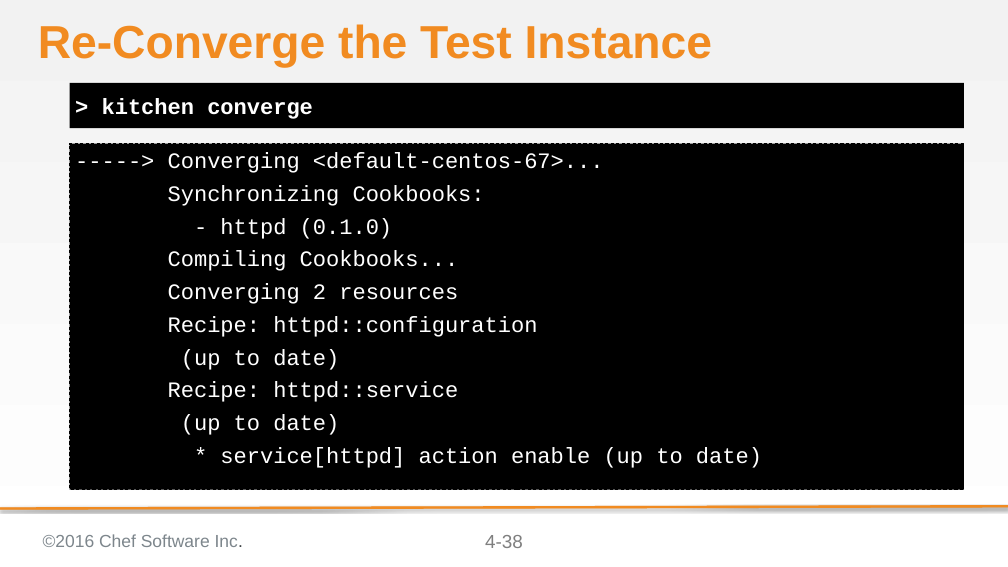
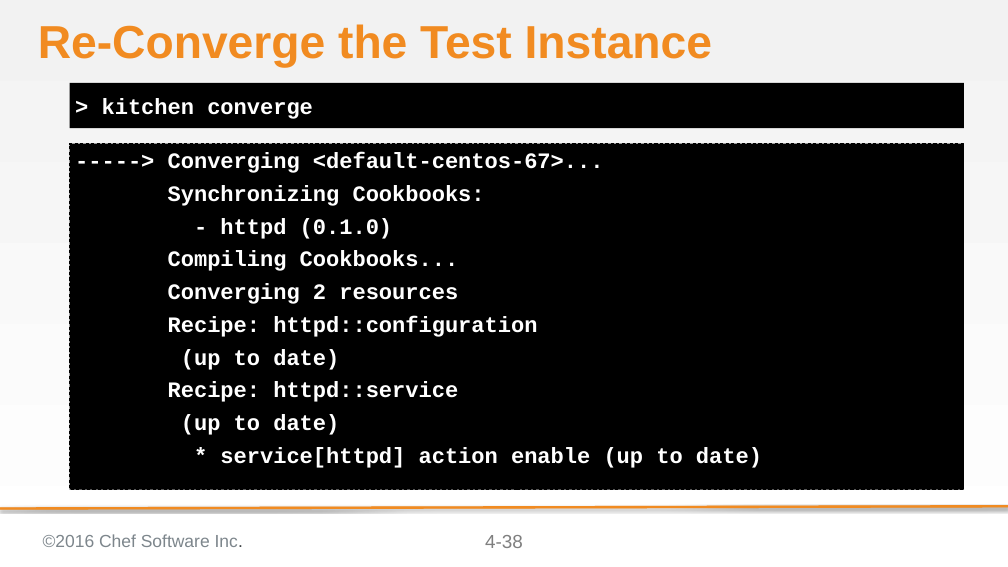
Before and after one commit to chef-training/test_driven_cookbook_development, a slide deck: slide 38 of 04-refactoring_cookbooks_with_tests.pptx. Drawn at 1008x567 pixels with LibreOffice and Linux fonts; fonts in the diff are those of the drawing; background and template pictures are left out. Boxes give left, top, right and bottom in pixels: in the first picture for what was removed or moved away, otherwise in the second. Text is boxed around its words. In the diff, an @@ line names an element or a change of style, - is before the commit and + after.

```diff
--- a/04-refactoring_cookbooks_with_tests.pptx
+++ b/04-refactoring_cookbooks_with_tests.pptx
@@ text "-----> Converging <default-centos-67>..." at bbox=[70, 143, 964, 489]: bold on @@
```
Also in this commit, not shown: 23 other slides changed, 7 other files.
